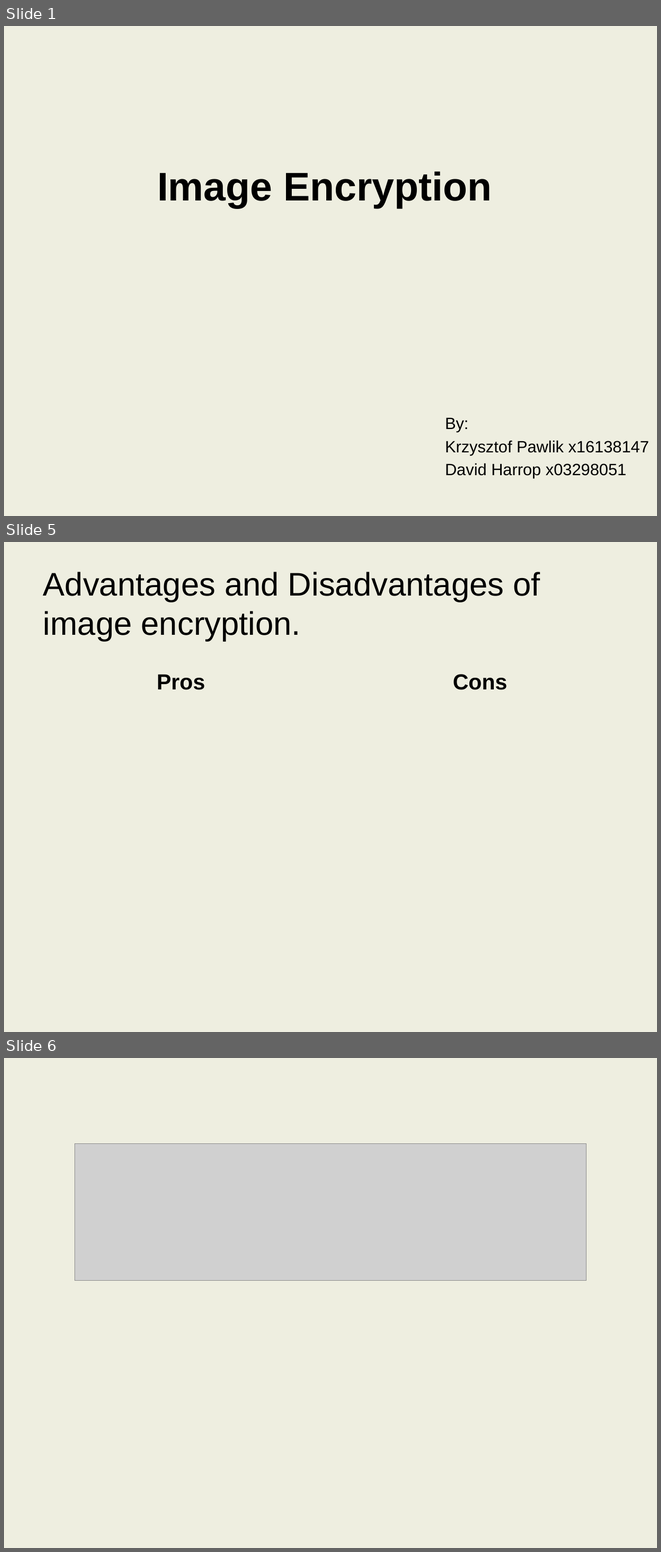
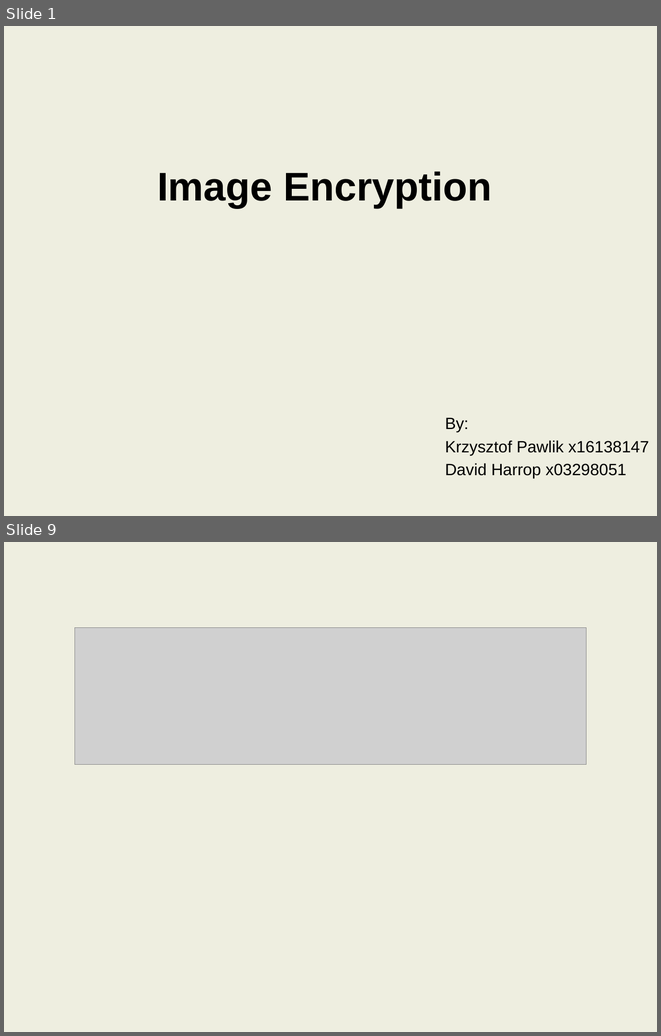
Before and after one commit to harropda/DIVVY-PIC, a slide deck: Image Encryption.pptx. Shown one above the other, each under a label of ours: slides 1, 5 and 6 before the commit, slides 1 and 9 after it; the slides between them are not shown. The pictures are 661x1552 and 661x1036 pixels, drawn with LibreOffice and Linux fonts; fonts in the diff are those of the drawing; grey boxes stand for pictures; background and template pictures are left out. Boxes give left, top, right and bottom in pixels: in the first picture for what was removed or moved away, otherwise in the second. Text is boxed around its words. In the diff, an @@ line names an element or a change of style, - is before the commit and + after.

```diff
--- a/Image Encryption.pptx
+++ b/Image Encryption.pptx
@@ slide 5 removed at (4,542,657,1032), background picture (left out) @@
@@ title removed at (43,572,540,641) @@
-Advantages and Disadvantages of image encryption.
@@ text removed at (157,674,205,690) @@
-Pros
@@ text removed at (453,674,508,690) @@
-Cons
@@ what was slide 6 is now slide 9 @@
```
Also in this commit, not shown: 2 slides changed, 5 slides added, 1 other slide removed.
